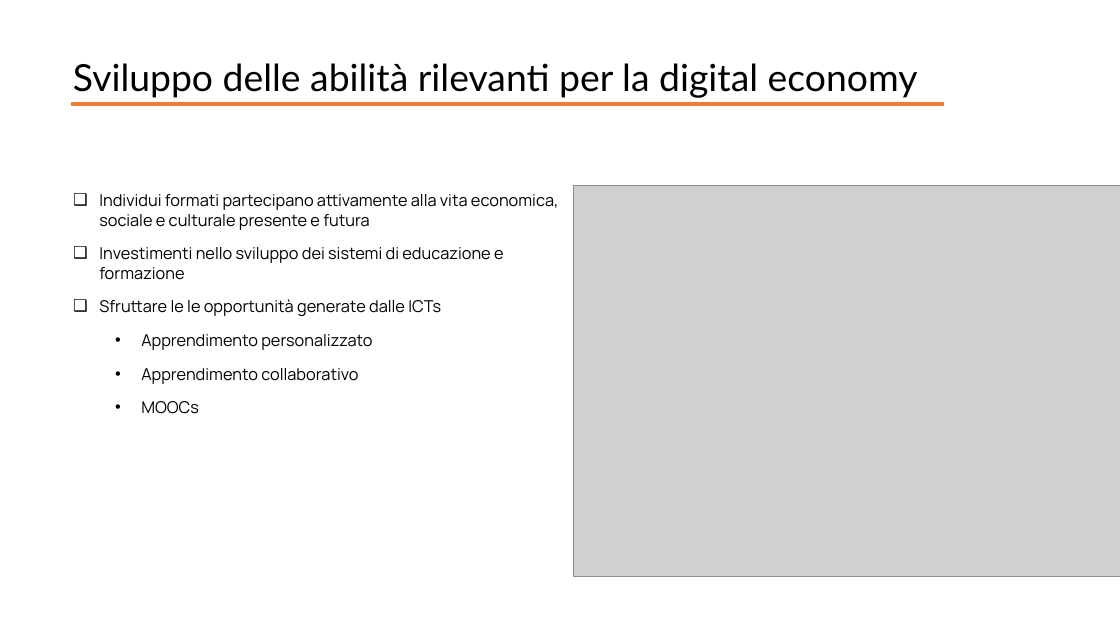
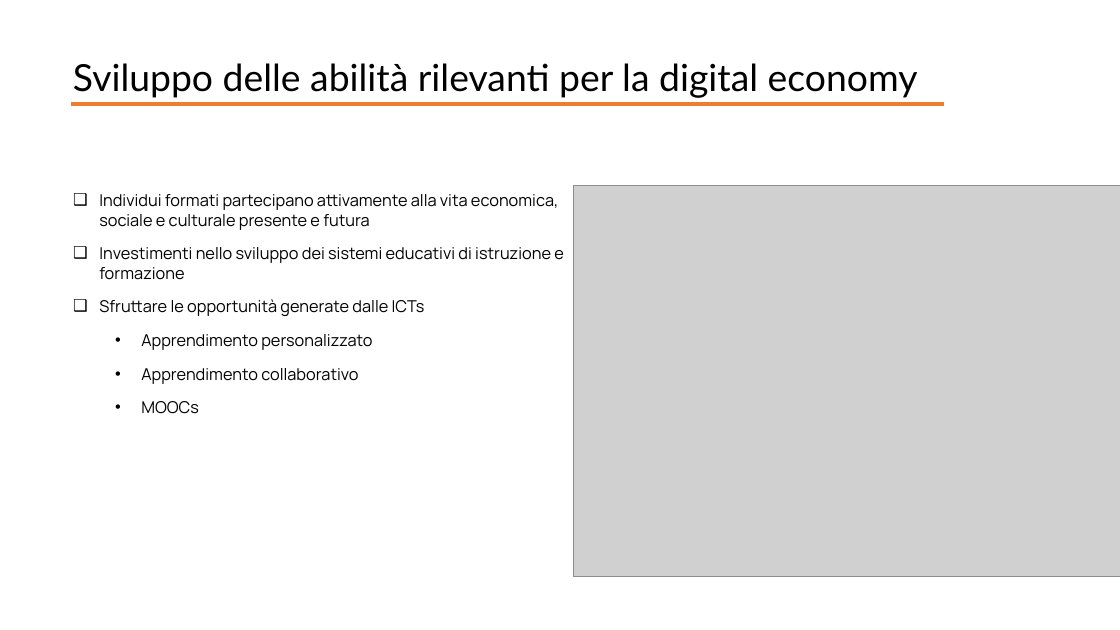
Before and after one commit to giocoal/social-issues-in-information-society-project, a slide deck: slide 8 of Consegna/Presentazione_progetto_SIIS_Merelli_Carbone_Grosso.pptx. Drawn at 1120x630 pixels with LibreOffice and Linux fonts; fonts in the diff are those of the drawing; grey boxes stand for pictures. Boxes give left, top, right and bottom in pixels: in the first picture for what was removed or moved away, otherwise in the second. Text is boxed around its words. In the diff, an @@ line names an element or a change of style, - is before the commit and + after.

```diff
--- a/Consegna/Presentazione_progetto_SIIS_Merelli_Carbone_Grosso.pptx
+++ b/Consegna/Presentazione_progetto_SIIS_Merelli_Carbone_Grosso.pptx
@@ text at [99, 247, 564, 316]: text changed @@
-❑ Investimenti nello sviluppo dei sistemi di educazione e formazione
-❑ Sfruttare le le opportunità generate dalle ICTs
+❑ Investimenti nello sviluppo dei sistemi educativi di istruzione e formazione
+❑ Sfruttare le opportunità generate dalle ICTs
```
Also in this commit, not shown: 1 other slide changed.
